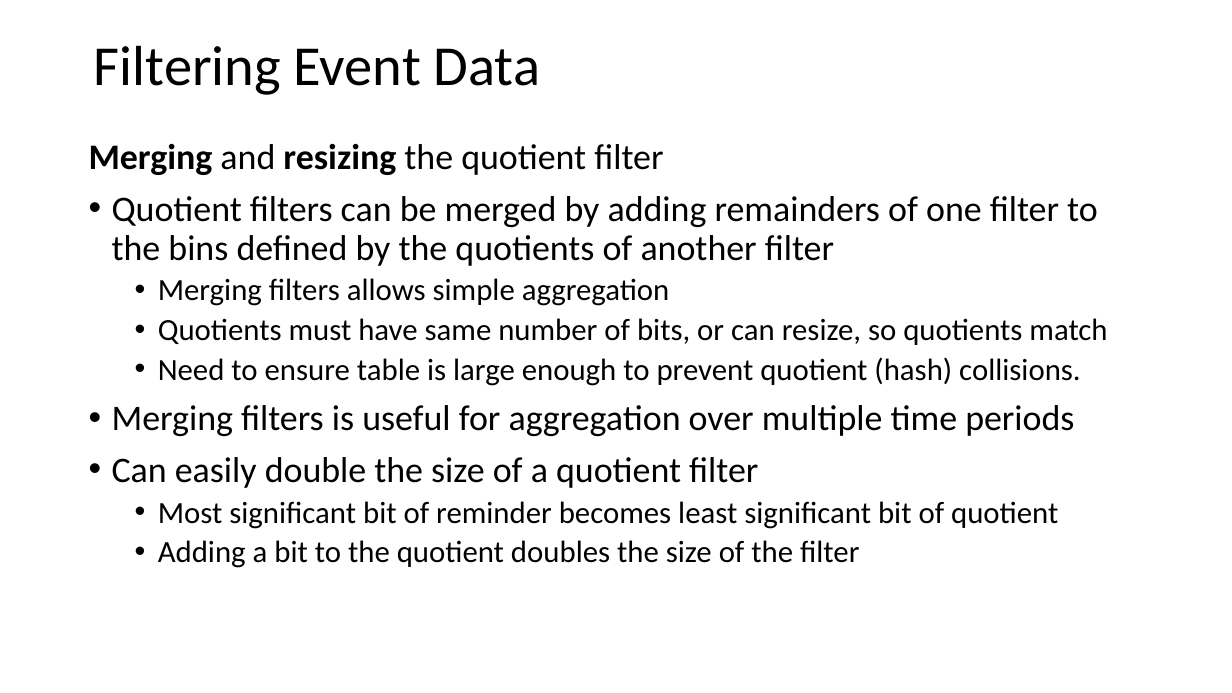
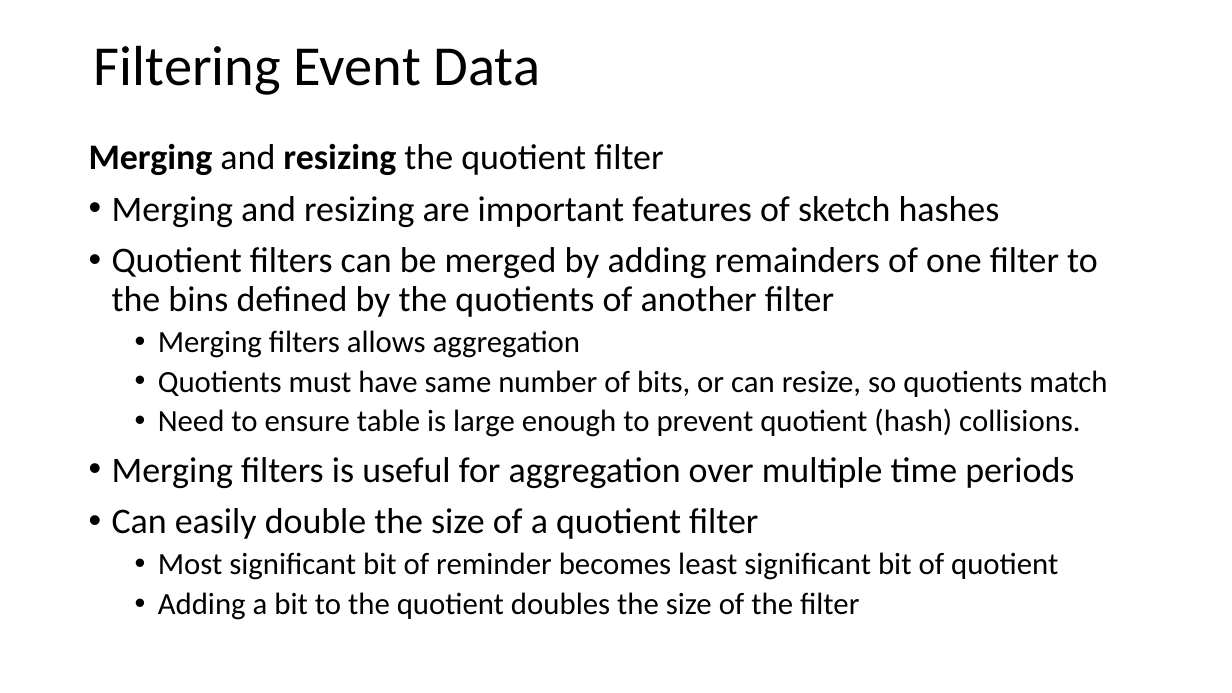
Before and after one commit to jonahneu/CSCI-E-108, a slide deck: slide 64 of slides/3_OnlineAnalytics_Part1.pptx (slide 63 before the commit). Drawn at 1232x693 pixels with LibreOffice and Linux fonts; fonts in the diff are those of the drawing. Boxes give left, top, right and bottom in pixels: in the first picture for what was removed or moved away, otherwise in the second. Text is boxed around its words. In the diff, an @@ line names an element or a change of style, - is before the commit and + after.

```diff
--- a/slides/3_OnlineAnalytics_Part1.pptx
+++ b/slides/3_OnlineAnalytics_Part1.pptx
@@ text at box(112, 196, 1000, 227): paragraph added @@
+• Merging and resizing are important features of sketch hashes
@@ text at box(158, 330, 581, 358): text changed @@
-  • Merging filters allows simple aggregation
+  • Merging filters allows aggregation
```
Also in this commit, not shown: 7 other slides changed, 1 slide added.
